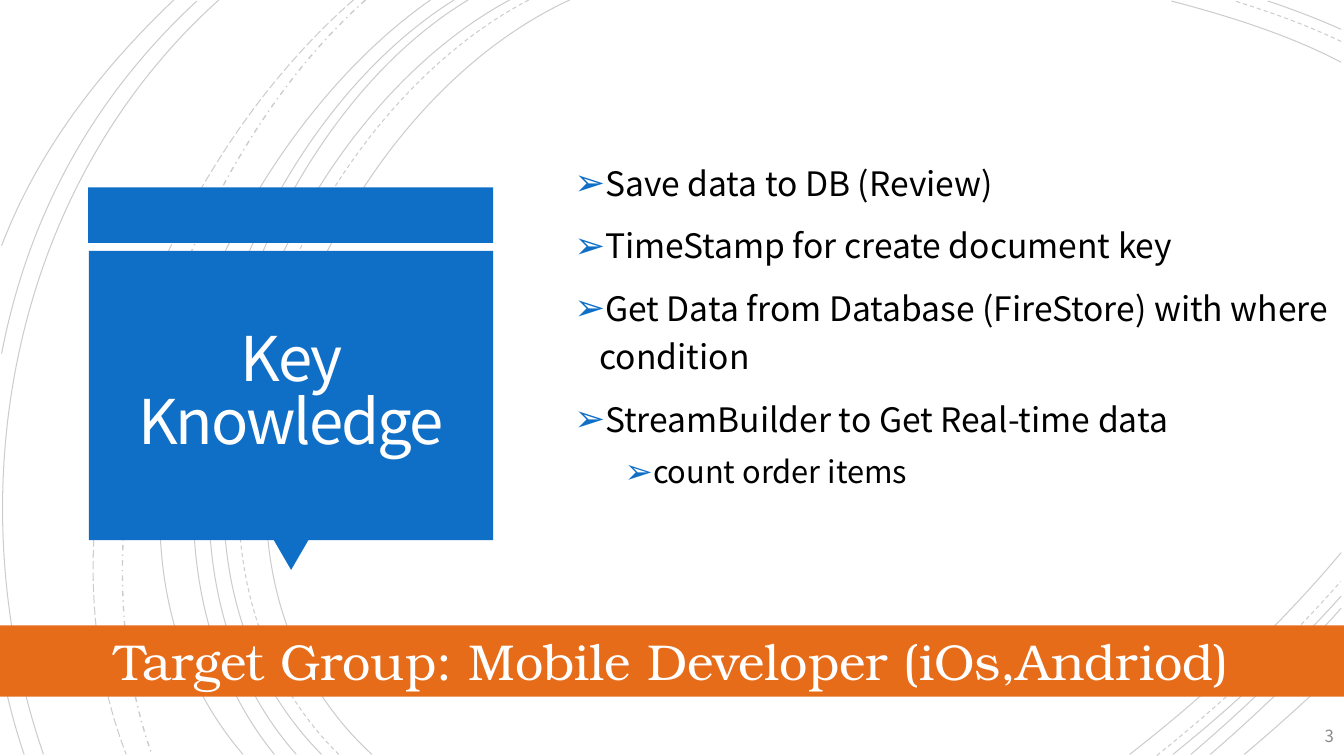
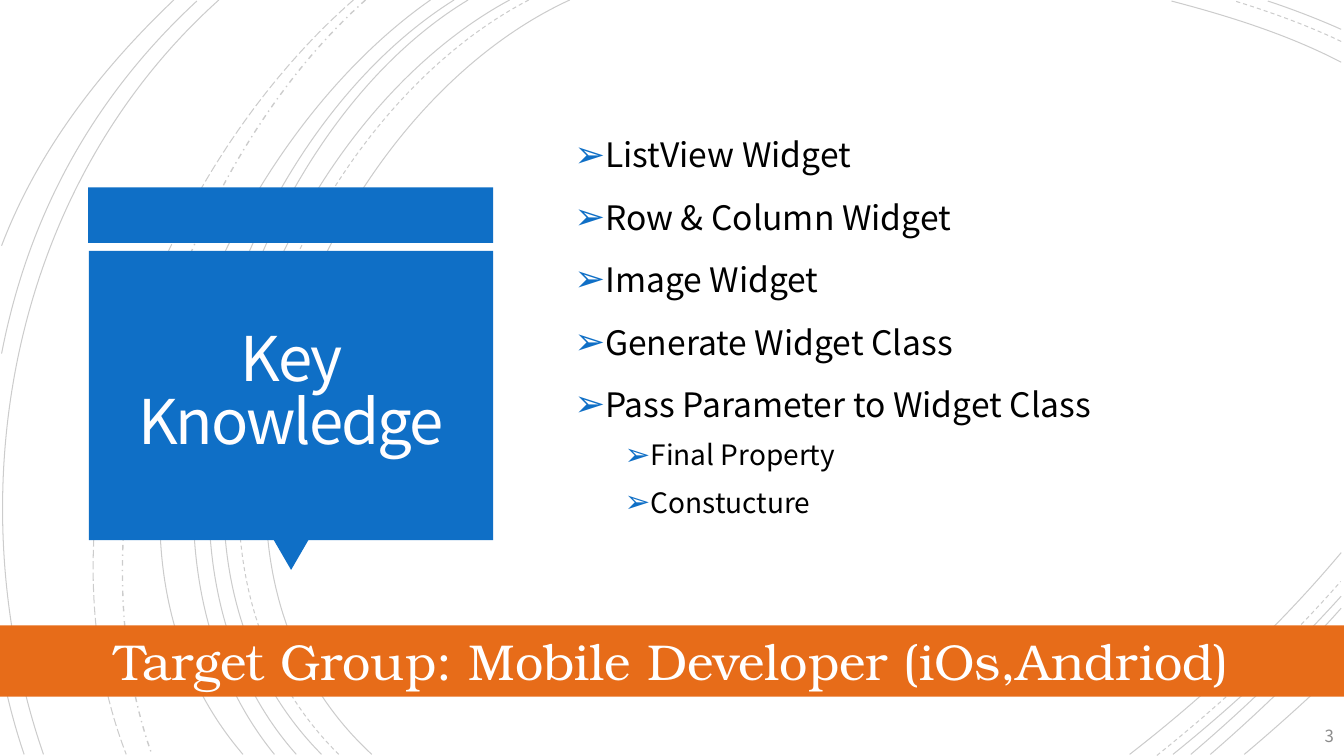
Before and after one commit to traitet/flutterep51, a slide deck: slide 3 of PowerPoint/FLUTTER_EP57.pptx. Drawn at 1344x756 pixels with LibreOffice and Linux fonts; fonts in the diff are those of the drawing. Boxes give left, top, right and bottom in pixels: in the first picture for what was removed or moved away, otherwise in the second. Text is boxed around its words. In the diff, an @@ line names an element or a change of style, - is before the commit and + after.

```diff
--- a/PowerPoint/FLUTTER_EP57.pptx
+++ b/PowerPoint/FLUTTER_EP57.pptx
@@ text at <box>605,140,1091,514</box>: text changed @@
-➢ Save data to DB (Review)
-➢ TimeStamp for create document key
-➢ Get Data from Database (FireStore) with where condition
-➢ StreamBuilder to Get Real-time data
-  ➢ count order items
+➢ ListView Widget
+➢ Row & Column Widget
+➢ Image Widget
+➢ Generate Widget Class
+➢ Pass Parameter to Widget Class
+  ➢ Final Property
+  ➢ Constucture
```
Also in this commit, not shown: 4 other slides changed, 1 slide added, 3 slides removed.
